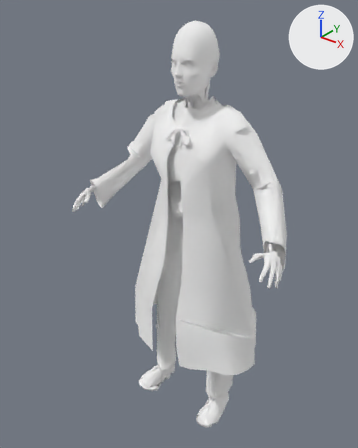
The glTF model public/models/crew/custom_f_scientist.glb, before and after one commit.
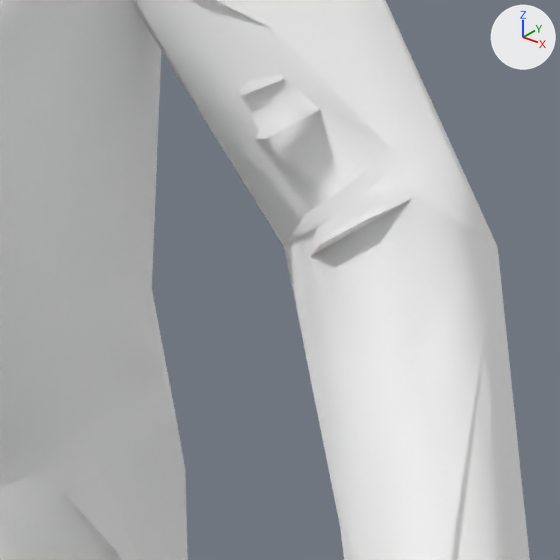
The first picture shows the older version from a camera (50 mm lens) standing at (1.121, -1.543, 1.797) and looking at (-0.057, -0.07, 0.884). The close-ups show the older and then the newer version on the part from 60% to 81% of the width and 35% to 52% of the height of that picture. Only the edits that show in the close-ups are written down. Arrows for +X, +Y and +Z are at upper right; the lights stay in place. Vertices at exactly the same position are counted once.

In view in the first close-up: 'cloth'.
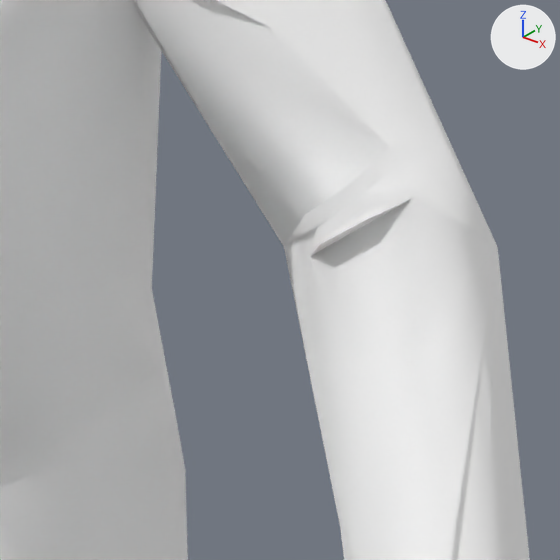
The edits, one by one:
me_cloth is used by ob_cloth; location (0.0, 0.0, 0.0).
me_cloth had 3753 vertices, 6564 faces and spanned x -0.482..0.482, y -0.252..0.185, z -0.022..1.411.
me_cloth now has 3596 vertices, 6308 faces and spans x -0.482..0.482, y -0.252..0.185, z -0.022..1.411.
me_cloth part 1: the loose piece of 38 vertices spanning x 0.222..0.302, y -0.061..0.028, z 1.16..1.216 is deleted.
Other edits to the shape of me_cloth do not show in these pictures.

Location of each change, [x1, y1, x2, y2] in pixels of the close-ups (560 x 560 px):
part 1 of me_cloth, deleted
    before: [250, 90, 320, 140]
